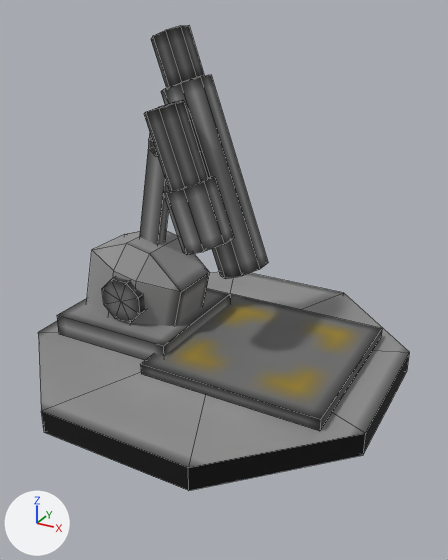
Renders of the OBJ model src/main/resources/assets/trd/models/block/optic_microscope.obj from each side of a commit.
Rendered twice from a camera (50 mm lens) standing at (0.775, -1.376, 0.95) and looking at (0.038, -0.035, 0.28). The lights are fixed; the arrows at lower left show +X, +Y and +Z. The older version comes first. Mesh edges are drawn as thin lines. Where no turn or scale is listed for an object, it has been applied to the vertices.
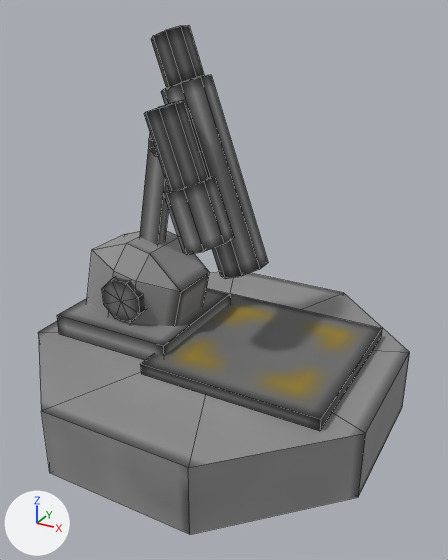
The newer file is also turned or shifted as a whole; pictures and numbers use the older file's frame.

What differs and where, as boxes (x1, y1, x2, y2) in the pictures (448 x 560 px; the box of a moved part takes in the faces that stretch with it):
'cylinder', reshaped (9% taller)
    before: (38, 25, 410, 491)
    after: (38, 25, 410, 534)
part 1 of me_cylinder, moved or reshaped
    before: (41, 353, 410, 491)
    after: (41, 353, 410, 534)

The change, as a diff of the scene's bpy script:
```diff
--- a/src/main/resources/assets/trd/models/block/optic_microscope.obj.py
+++ b/src/main/resources/assets/trd/models/block/optic_microscope.obj.py
@@ me_cylinder @@
 # used by ob_cylinder; location = (0.0, 0.0, 0.0)
-me_cylinder.from_pydata(...)  # 184 vertices, 192 faces; spans x -0.5..0.5, y -0.5..0.5, z 0.0..0.91
+me_cylinder.from_pydata(...)  # 184 vertices, 192 faces; spans x -0.5..0.5, y -0.5..0.5, z -0.125..0.91
+# me_cylinder part 1: all 9 vertices in x -0.5..0.5, y -0.5..0.5, z 0.0 are moved by (0.0, 0.0, -0.125)
 me_cylinder.materials.append(mat_m_7d5b7382_46ab_2deb_9ac4_a1706e9fc89e)
```
